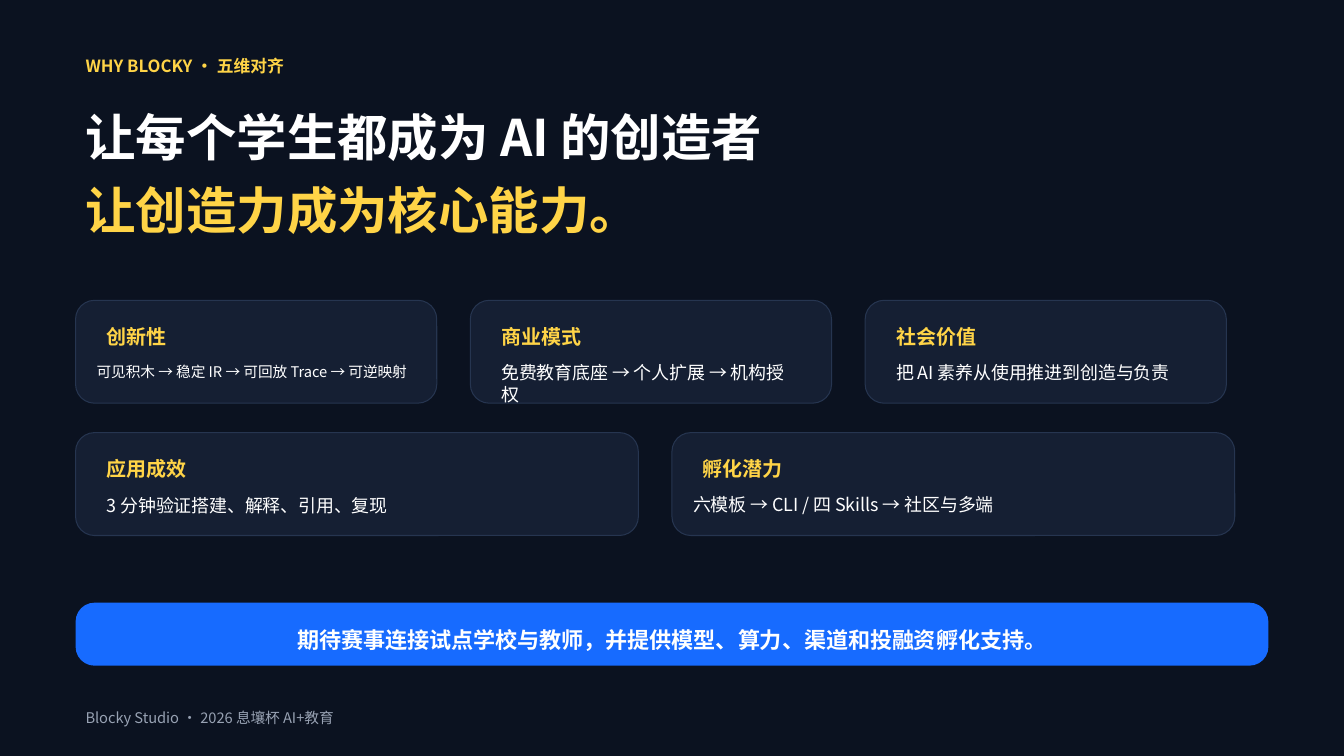
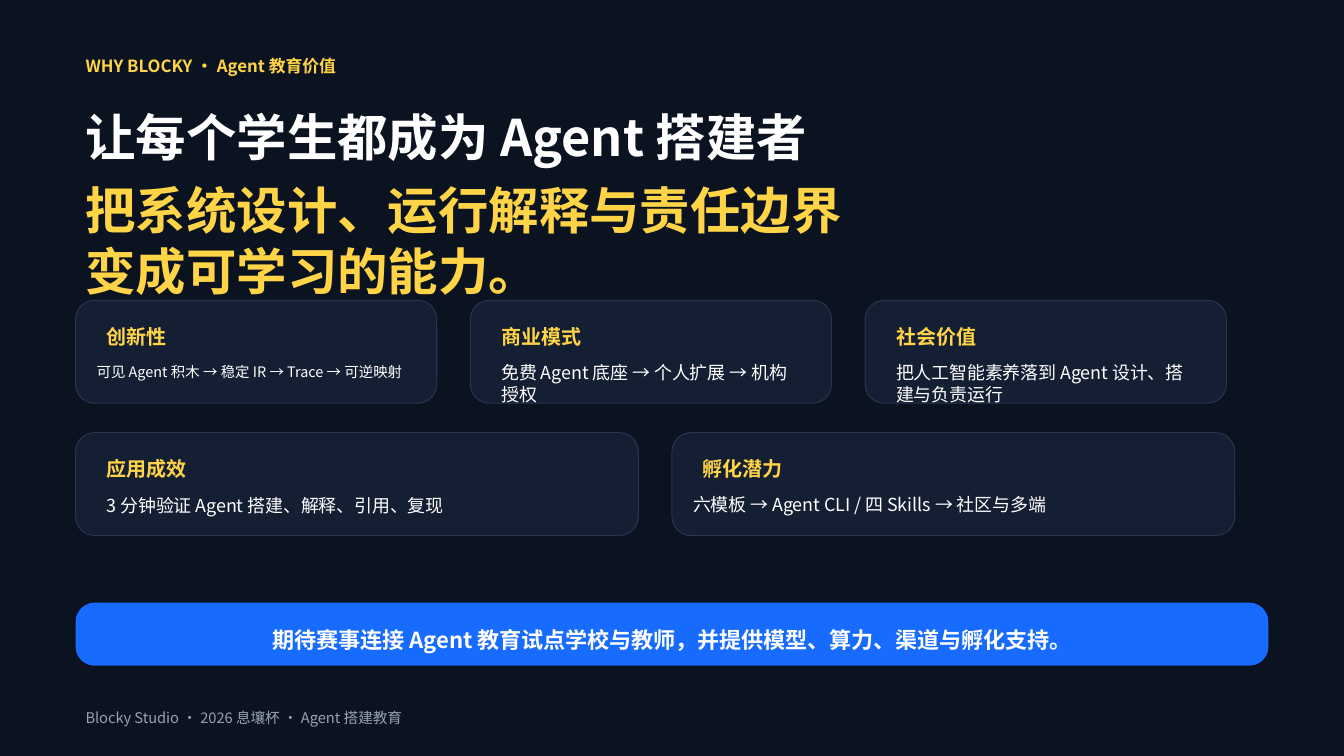
Before and after one commit to q2955161835-debug/Blocky-AI, a slide deck: slide 14 of PPT与商业计划书/Blocky-Studio-息壤杯-AI+教育.pptx. Drawn at 1344x756 pixels with LibreOffice and Linux fonts; fonts in the diff are those of the drawing. Boxes give left, top, right and bottom in pixels: in the first picture for what was removed or moved away, otherwise in the second. Text is boxed around its words. In the diff, an @@ line names an element or a change of style, - is before the commit and + after.

Commit message:
docs: center contest deck on Agent building

```diff
--- a/PPT与商业计划书/Blocky-Studio-息壤杯-AI+教育.pptx
+++ b/PPT与商业计划书/Blocky-Studio-息壤杯-AI+教育.pptx
@@ text at [86,57,336,76]: text changed @@
-WHY BLOCKY · 五维对齐
+WHY BLOCKY · Agent 教育价值
@@ text at [86,113,807,169]: text changed @@
-让每个学生都成为 AI 的创造者
+让每个学生都成为 Agent 搭建者
@@ text at [85,186,841,303]: text changed @@
-让创造力成为核心能力。
+把系统设计、运行解释与责任边界变成可学习的能力。
@@ text at [97,365,402,381]: text changed @@
-可见积木 → 稳定 IR → 可回放 Trace → 可逆映射
+可见 Agent 积木 → 稳定 IR → Trace → 可逆映射
@@ text at [501,364,787,403]: text changed @@
-免费教育底座 → 个人扩展 → 机构授权
+免费 Agent 底座 → 个人扩展 → 机构授权
@@ text at [896,364,1183,403]: text changed @@
-把 AI 素养从使用推进到创造与负责
+把人工智能素养落到 Agent 设计、搭建与负责运行
@@ text at [107,497,444,517]: text changed @@
-3 分钟验证搭建、解释、引用、复现
+3 分钟验证 Agent 搭建、解释、引用、复现
@@ text at [693,496,1046,516]: text changed @@
-六模板 → CLI / 四 Skills → 社区与多端
+六模板 → Agent CLI / 四 Skills → 社区与多端
@@ text at [272,629,1071,654]: text changed @@
-期待赛事连接试点学校与教师，并提供模型、算力、渠道和投融资孵化支持。
+期待赛事连接 Agent 教育试点学校与教师，并提供模型、算力、渠道与孵化支持。
@@ text at [86,710,402,727]: text changed @@
-Blocky Studio · 2026 息壤杯 AI+教育
+Blocky Studio · 2026 息壤杯 · Agent 搭建教育
```
Also in this commit, not shown: 13 other slides changed, 2 other files.
